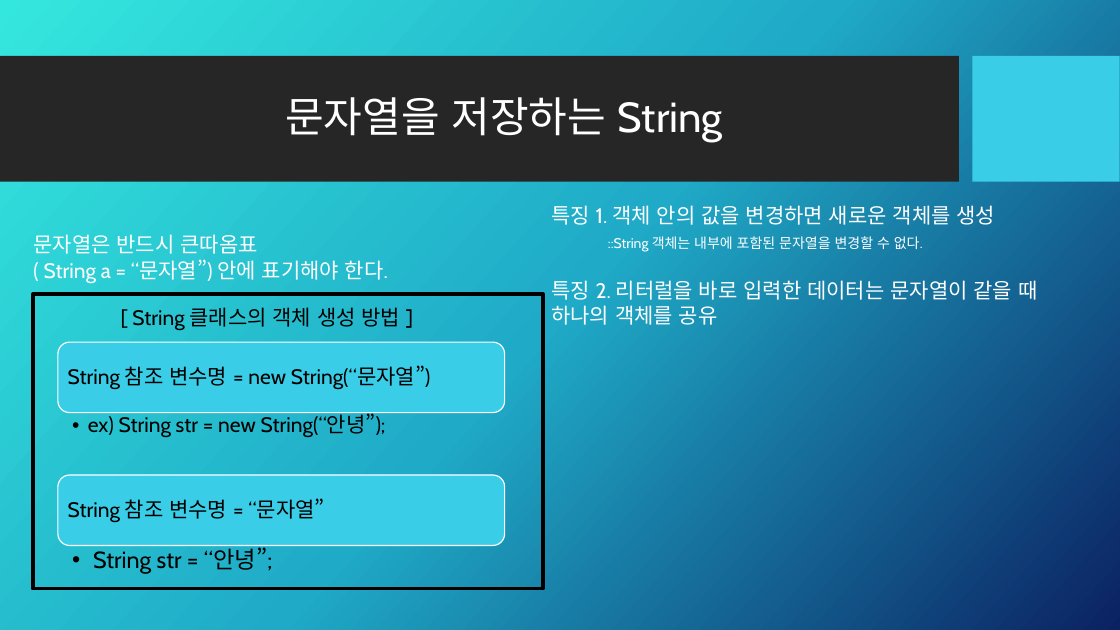
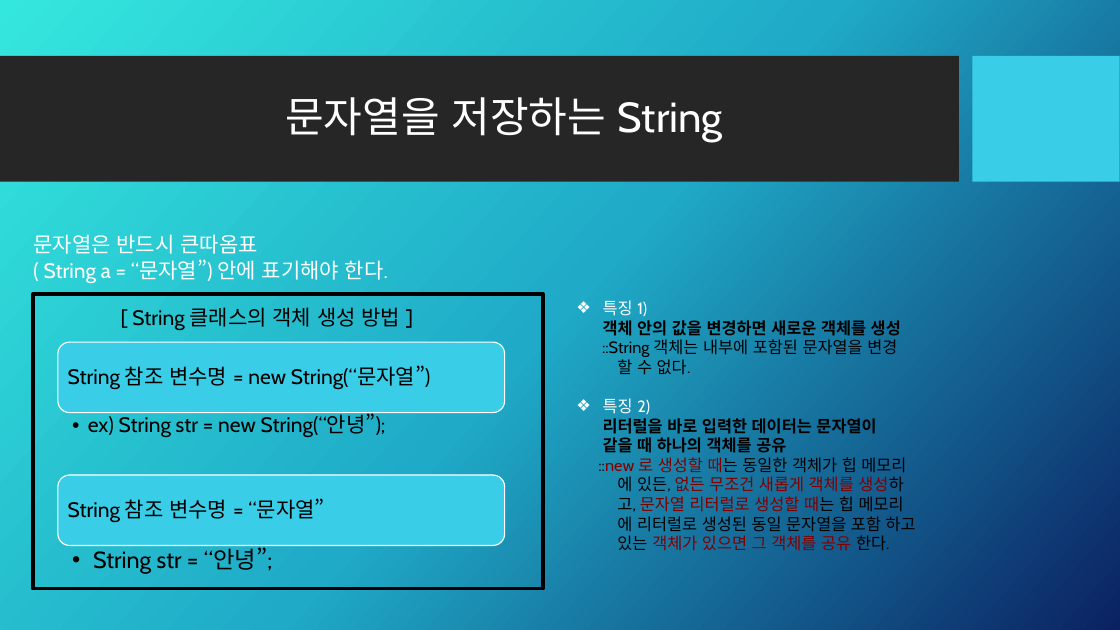
Before and after one commit to Kalex007s/java, a slide deck: slide 30 of study001/교육자료/Java.pptx. Drawn at 1120x630 pixels with LibreOffice and Linux fonts; fonts in the diff are those of the drawing; background and template pictures are left out. Boxes give left, top, right and bottom in pixels: in the first picture for what was removed or moved away, otherwise in the second. Text is boxed around its words. In the diff, an @@ line names an element or a change of style, - is before the commit and + after.

```diff
--- a/study001/교육자료/Java.pptx
+++ b/study001/교육자료/Java.pptx
@@ text at bbox=[598, 300, 916, 551]: text changed; size 18 to 14 pt; text colour #FFFFFF to #000000 @@
-특징 1. 객체 안의 값을 변경하면 새로운 객체를 생성
-::String 객체는 내부에 포함된 문자열을 변경할 수 없다.
-특징 2. 리터럴을 바로 입력한 데이터는 문자열이 같을 때 하나의 객체를 공유
+❖ 특징 1)
+  객체 안의 값을 변경하면 새로운 객체를 생성
+::String 객체는 내부에 포함된 문자열을 변경
+할 수 없다.
+❖ 특징 2)
+  리터럴을 바로 입력한 데이터는 문자열이
+  같을 때 하나의 객체를 공유
+::new 로 생성할 때는 동일한 객체가 힙 메모리
+에 있든, 없든 무조건 새롭게 객체를 생성하
+고, 문자열 리터럴로 생성할 때는 힙 메모리
+에 리터럴로 생성된 동일 문자열을 포함 하고
+있는 객체가 있으면 그 객체를 공유 한다.
```
Also in this commit, not shown: 1 slide added.
